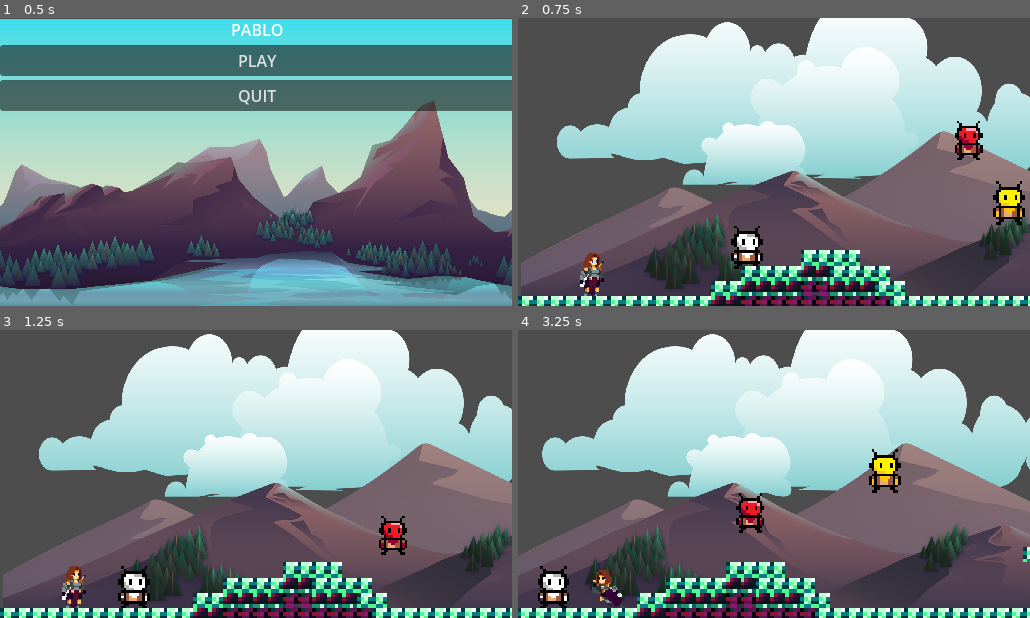
Above: before the commit, frames 1-4 (two rows, left to right).
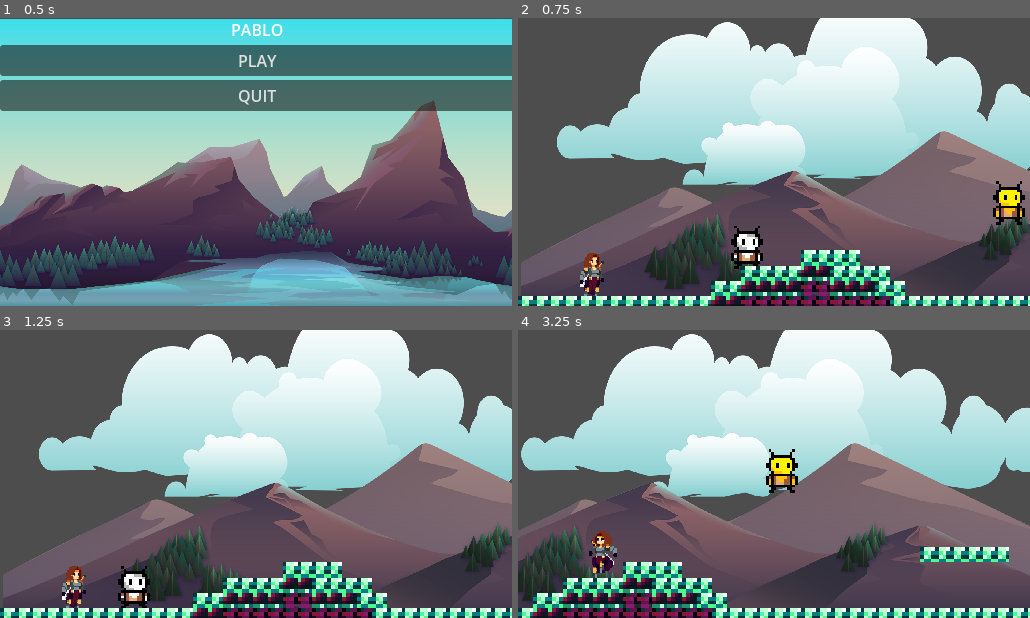
Above: after the commit, the same moments.

Repository: BaoQui/Pablo-s-Adventure
Game: Godot game, scene res://main_menu.tscn
The game is run twice, just before and just after one commit, with the same random seed, the same clock (stepped at 60 frames per second) and the same inputs.
Inputs (mouse positions are in pixels of both pictures, inside the frame that each line leads up to):
- Up to frame 1 (0.5 s): no input
- Up to frame 2 (0.75 s): click "PLAY" at 0.5 s
- Up to frame 3 (1.25 s): no input
- Up to frame 4 (3.25 s): tap Enter (ui_accept) at 1.25, 1.52, 2.27 s; move the mouse to (886, 459) at 1.27 s; hold Right (ui_right) 1.28-2.78 s; move the mouse to (671, 488) at 2.02 s; move the mouse to (825, 410) at 2.77 s; hold Left (ui_left) from 2.78 s (still down)

Frame 1 is identical in both runs. In frame 2, 0.5% of the frame differs, in the area x 85-91%, y 35-50%; in frame 3, 0.5%; in frame 4, 36%, in the area x 0-100%, y 0-100%.

Commit message:
Update Level.tscn

Diff:
--- a/Level.tscn
+++ b/Level.tscn
@@ -6,7 +6,6 @@
 [ext_resource type="Texture2D" uid="uid://c1h5hxuv6aq7x" path="res://Individual Sprite/idle/Warrior_Idle_1.png" id="2_efrwb"]
 [ext_resource type="Texture2D" uid="uid://bucp1eywy5d01" path="res://Individual Sprite/idle/Warrior_Idle_2.png" id="3_hiqhm"]
 [ext_resource type="Texture2D" uid="uid://e8utffg0cvvx" path="res://Individual Sprite/Dash/Warrior_Dash_2.png" id="3_ny14h"]
-[ext_resource type="Script" uid="uid://mom5b183pa1p" path="res://dummy.gd" id="3_sweqy"]
 [ext_resource type="Texture2D" uid="uid://2fq7gn75diu2" path="res://Individual Sprite/Dash/Warrior_Dash_3.png" id="4_ibah8"]
 [ext_resource type="Texture2D" uid="uid://bagafgx07gep6" path="res://Individual Sprite/idle/Warrior_Idle_3.png" id="4_tkwlq"]
 [ext_resource type="Texture2D" uid="uid://bowgwmbjmuxec" path="res://Individual Sprite/Dash/Warrior_Dash_4.png" id="5_3iwfv"]
@@ -40,7 +39,6 @@
 [ext_resource type="Texture2D" uid="uid://ckvxd27cfxuk3" path="res://Individual Sprite/Run/Warrior_Run_8.png" id="30_l3lcn"]
 [ext_resource type="Script" uid="uid://cr7w8yrnf0kaa" path="res://inventory.gd" id="33_hiqhm"]
 [ext_resource type="PackedScene" uid="uid://dmd5x0kojgurb" path="res://inventory.tscn" id="37_b88wv"]
-[ext_resource type="Texture2D" uid="uid://d0g84o2a72qq3" path="res://idle.png" id="39_vl8ci"]
 [ext_resource type="Script" uid="uid://dulle6p7fkd7f" path="res://character_body_2d.gd" id="41_ny14h"]
 [ext_resource type="Texture2D" uid="uid://cdij5xtw5bb1q" path="res://sr5z8f16caa261aws3(1).png" id="43_ieltc"]
 [ext_resource type="AudioStream" uid="uid://da5lk77yfhh4e" path="res://Trippy Trip Trop [4hD137dq0xg].mp3" id="47_8gr2b"]
@@ -668,25 +666,6 @@
 position = Vector2(1709.01, -148.168)
 shape = SubResource("RectangleShape2D_331ug")
 
-[node name="Flying Enemy" type="CharacterBody2D" parent="."]
-position = Vector2(55.2455, 26.3637)
-scale = Vector2(0.901565, 0.901565)
-script = ExtResource("3_sweqy")
-
-[node name="Sprite2D" type="Sprite2D" parent="Flying Enemy"]
-position = Vector2(7.15647, -41.4628)
-scale = Vector2(0.698875, 0.715953)
-texture = ExtResource("39_vl8ci")
-
-[node name="CollisionShape2D" type="CollisionShape2D" parent="Flying Enemy"]
-position = Vector2(6.26192, -41.4628)
-shape = SubResource("RectangleShape2D_2hs0m")
-
-[node name="PatternTimer" type="Timer" parent="Flying Enemy"]
-wait_time = 0.85
-one_shot = true
-autostart = true
-
 [node name="PauseMenu" parent="." instance=ExtResource("37_b88wv")]
 process_mode = 3
 visible = false
Not shown: 1 places in Level.tscn that only renumber resources
